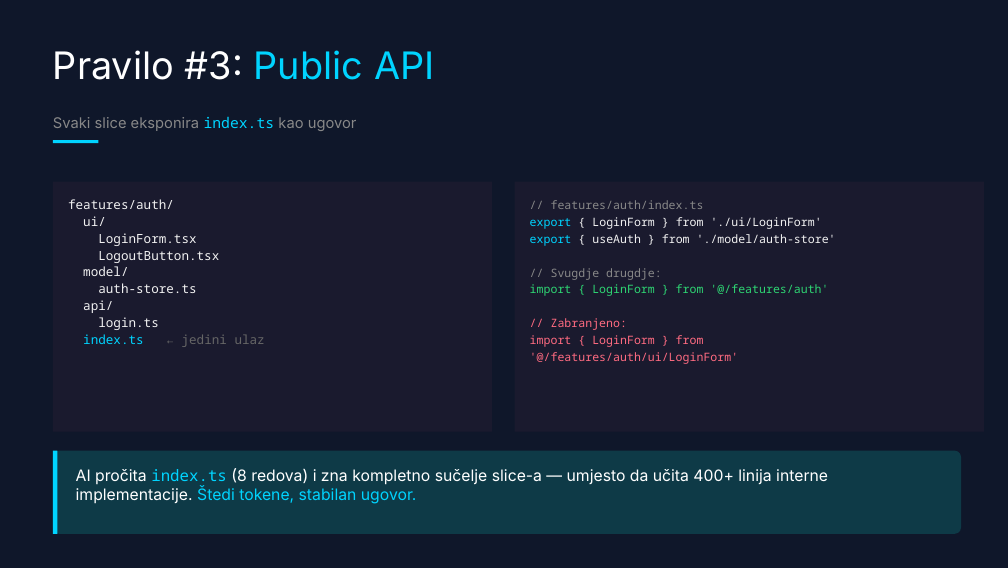
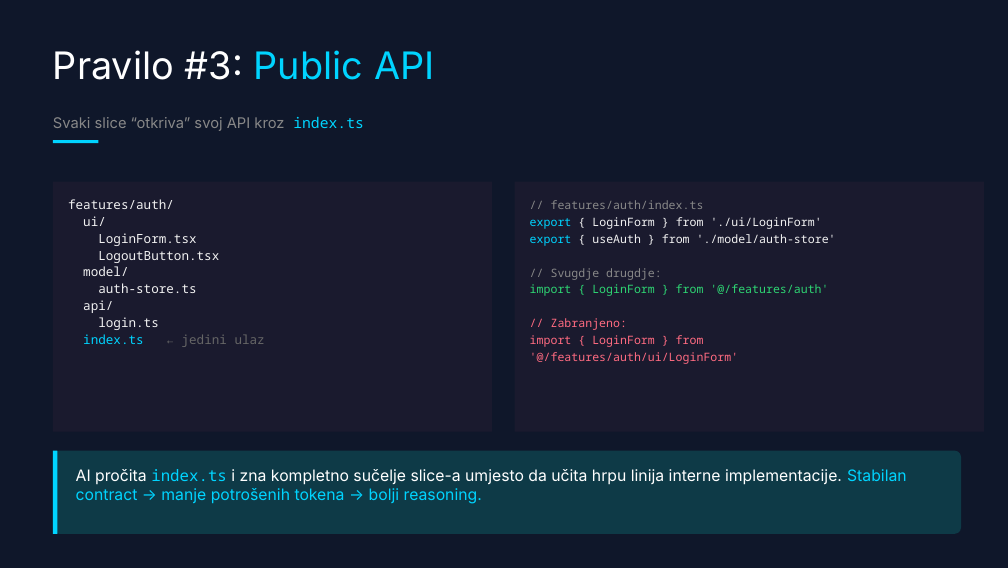
Before and after one commit to doksara/debug-presentation, a slide deck: slide 41 of frontend-arhitektura--dark-tech-with-fsd.pptx (slide 38 before the commit). Drawn at 1008x568 pixels with LibreOffice and Linux fonts; fonts in the diff are those of the drawing. Boxes give left, top, right and bottom in pixels: in the first picture for what was removed or moved away, otherwise in the second. Text is boxed around its words. In the diff, an @@ line names an element or a change of style, - is before the commit and + after.

```diff
--- a/frontend-arhitektura--dark-tech-with-fsd.pptx
+++ b/frontend-arhitektura--dark-tech-with-fsd.pptx
@@ text at [53, 117, 364, 131]: text changed @@
-Svaki slice eksponira index.ts kao ugovor
+Svaki slice “otkriva” svoj API kroz index.ts
@@ text at [76, 469, 907, 504]: text changed @@
-AI pročita index.ts (8 redova) i zna kompletno sučelje slice-a — umjesto da učita 400+ linija interne implementacije. Štedi tokene, stabilan ugovor.
+AI pročita index.ts i zna kompletno sučelje slice-a umjesto da učita hrpu linija interne implementacije. Stabilan contract -> manje potrošenih tokena -> bolji reasoning.
```
Also in this commit, not shown: 8 other slides changed, 9 slides added, 6 slides removed, 5 other files.
